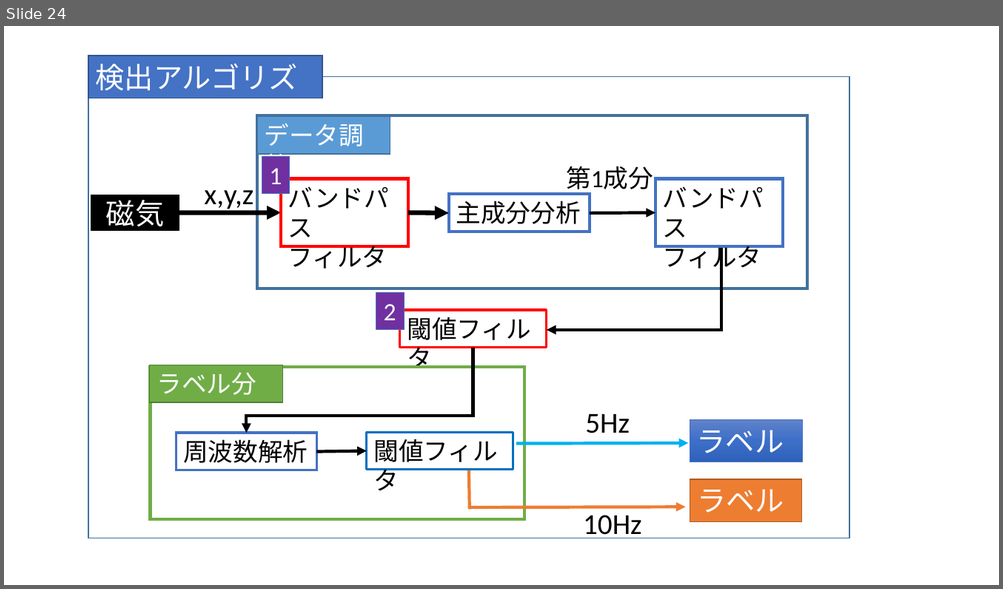
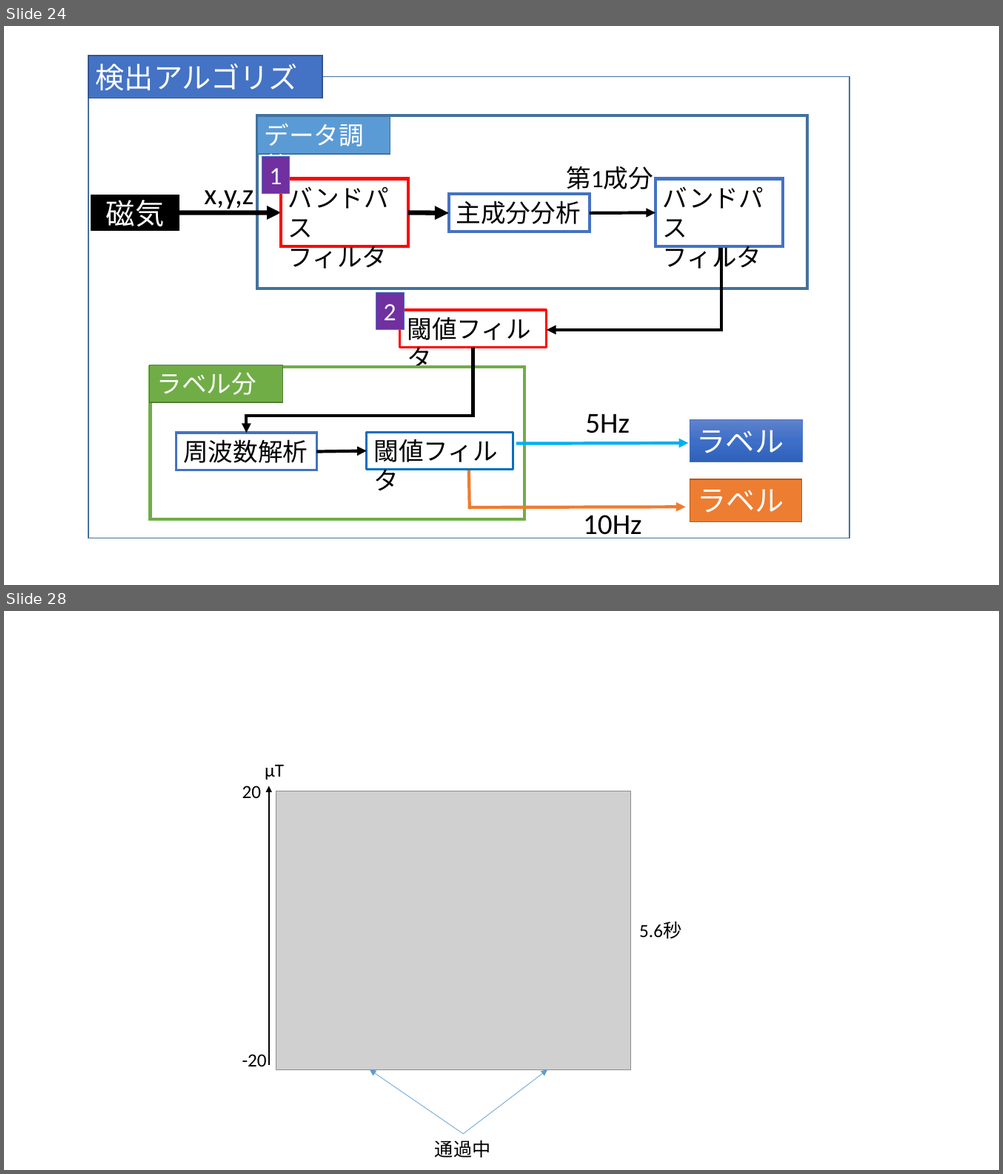
Before and after one commit to sen0810/src, a slide deck: ppt/中間発表用資料.pptx. Shown one above the other, each under a label of ours: slide 24 before the commit, slides 24 and 28 after it; the slides between them are not shown. The pictures are 1003x589 and 1003x1174 pixels, drawn with LibreOffice and Linux fonts; fonts in the diff are those of the drawing; grey boxes stand for pictures. Boxes give left, top, right and bottom in pixels: in the first picture for what was removed or moved away, otherwise in the second. Text is boxed around its words. In the diff, an @@ line names an element or a change of style, - is before the commit and + after.

```diff
--- a/ppt/中間発表用資料.pptx
+++ b/ppt/中間発表用資料.pptx
@@ slide 28 added at [4, 611, 999, 1170], background #FFFFFF @@
@@ text added at [264, 764, 284, 780], 18 pt, text #000000 @@
+μT
@@ text added at [242, 786, 262, 798], 18 pt, text #000000 @@
+20
@@ arrow added from (269, 1065) to (269, 786), #000000 1.5 pt @@
@@ picture added at [276, 792, 631, 1071] @@
@@ text added at [639, 923, 681, 939], 18 pt, text #000000 @@
+5.6秒
@@ text added at [242, 1054, 267, 1067], 18 pt, text #000000 @@
+-20
@@ arrow added from (463, 1134) to (370, 1070), #5B9BD5 0.5 pt @@
@@ arrow added from (463, 1134) to (547, 1070), #5B9BD5 0.5 pt @@
@@ text added at [435, 1140, 491, 1158], 18 pt, text #000000 @@
+通過中
```
Also in this commit, not shown: 4 slides changed, 6 other slides added.
